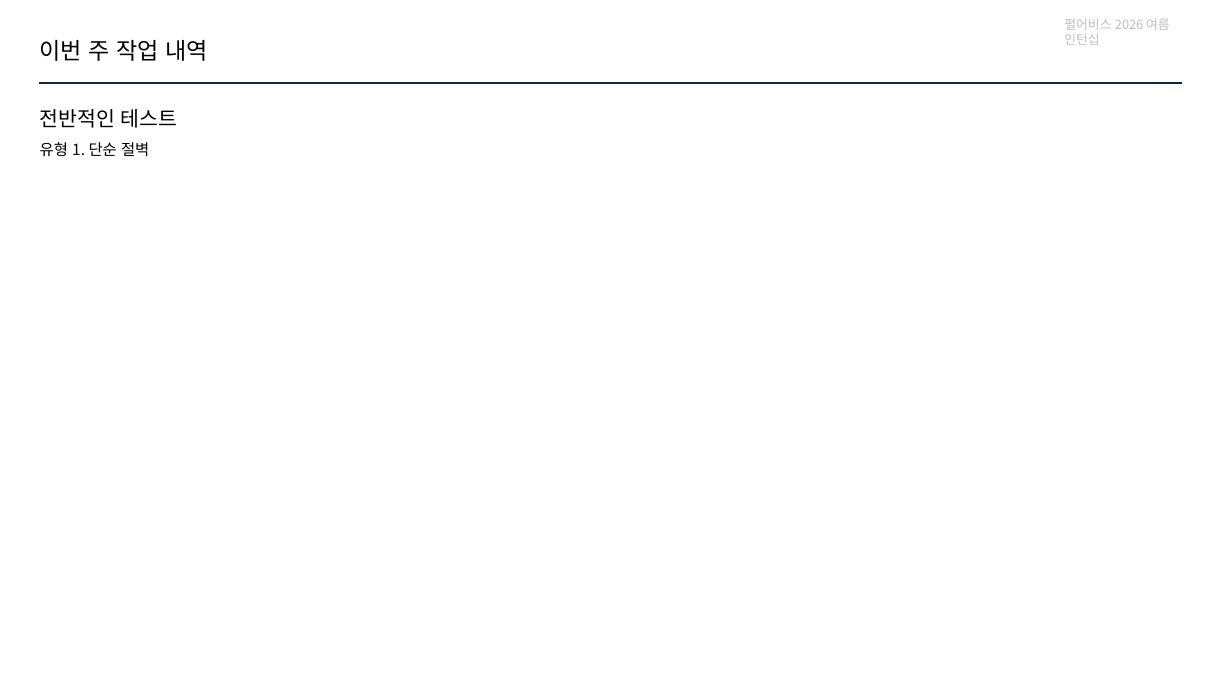
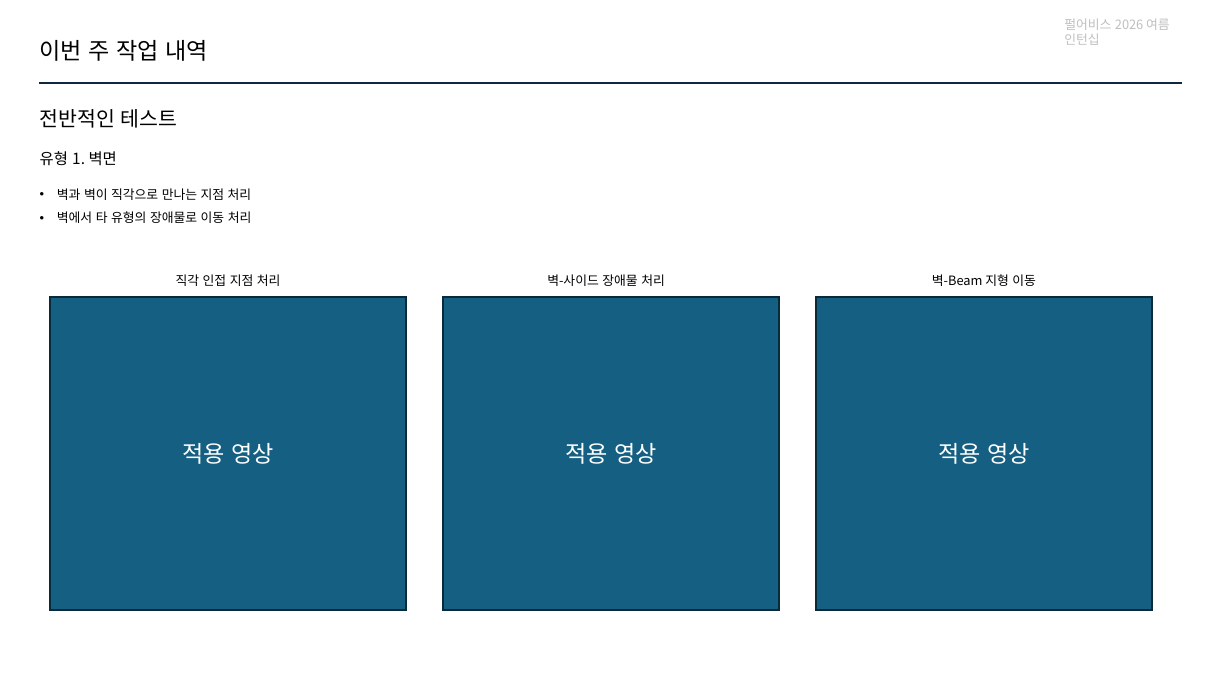
Before and after one commit to jhk0701/PA26-Character-Animation-Parkour, a slide deck: slide 10 of PPT/week6.pptx (slide 11 before the commit). Drawn at 1232x693 pixels with LibreOffice and Linux fonts; fonts in the diff are those of the drawing. Boxes give left, top, right and bottom in pixels: in the first picture for what was removed or moved away, otherwise in the second. Text is boxed around its words. In the diff, an @@ line names an element or a change of style, - is before the commit and + after.

```diff
--- a/PPT/week6.pptx
+++ b/PPT/week6.pptx
@@ text at [40, 151, 117, 166]: text changed @@
-유형 1. 단순 절벽
+유형 1. 벽면
@@ text added at [57, 188, 252, 223], 10 pt, text #000000 @@
+• 벽과 벽이 직각으로 만나는 지점 처리
+• 벽에서 타 유형의 장애물로 이동 처리
@@ rectangle added at [50, 297, 407, 610], fill #156082, outline #092A39 1.5 pt, 18 pt, text #FFFFFF @@
+적용 영상
@@ text added at [176, 274, 281, 286], 10 pt, text #000000 @@
+직각 인접 지점 처리
@@ rectangle added at [444, 297, 779, 610], fill #156082, outline #092A39 1.5 pt, 18 pt, text #FFFFFF @@
+적용 영상
@@ text added at [547, 274, 665, 286], 10 pt, text #000000 @@
+벽-사이드 장애물 처리
@@ rectangle added at [816, 297, 1152, 610], fill #156082, outline #092A39 1.5 pt, 18 pt, text #FFFFFF @@
+적용 영상
@@ text added at [932, 274, 1036, 286], 10 pt, text #000000 @@
+벽-Beam 지형 이동
```
Also in this commit, not shown: 11 other slides changed, 1 slide added, 1 slide removed, 11 other files.
